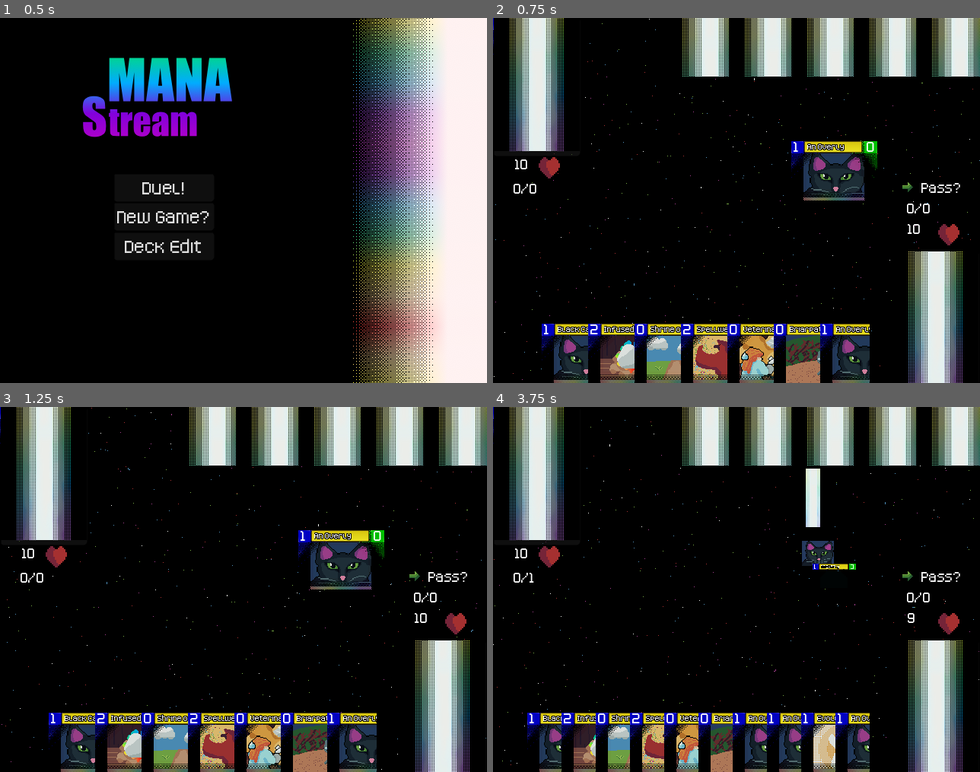
Above: before the commit, frames 1-4 (two rows, left to right).
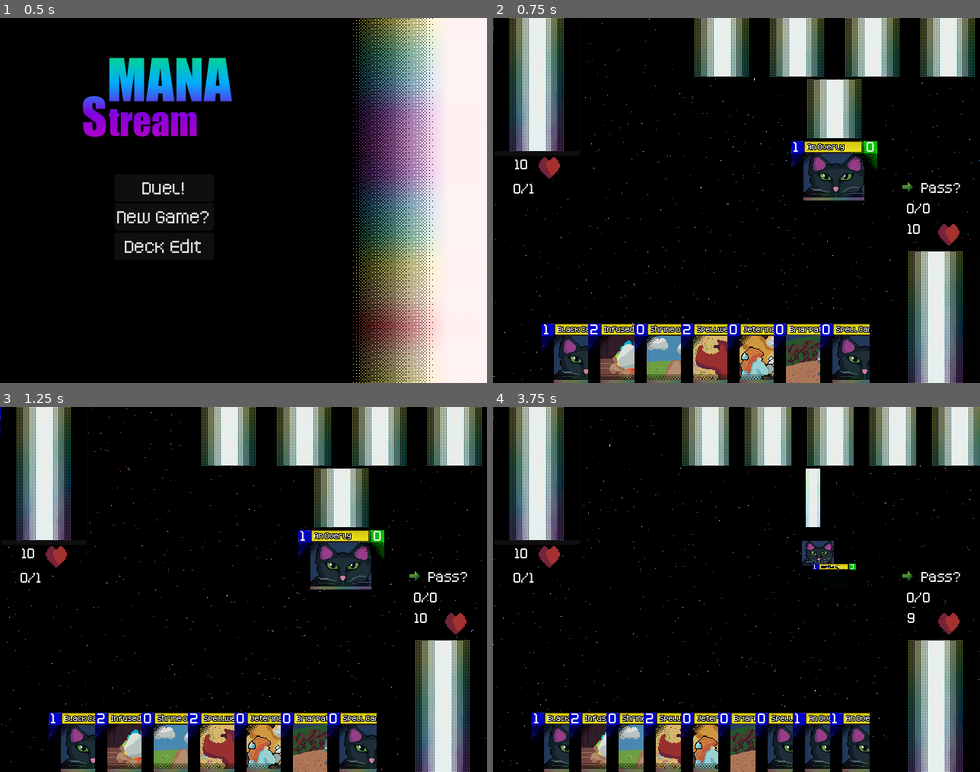
Above: after the commit, the same moments.

Repository: ColbySchexnayder/mana-stream
Game: Godot game, scene res://Scenes/titleScreen.tscn
Two runs of this game, one before a commit and one after it. Both use one fixed random seed, a clock stepped at 60 frames per second and the inputs below.
Inputs (mouse positions are in pixels of both pictures, inside the frame that each line leads up to):
- Up to frame 1 (0.5 s): no input
- Up to frame 2 (0.75 s): click "New Game?" at 0.5 s
- Up to frame 3 (1.25 s): no input
- Up to frame 4 (3.75 s): click (936, 706) at 1.25 s; click (536, 476) at 2 s; click "Pass?" at 2.75 s; click (936, 706) at 3.5 s

Frame 1 is identical in both runs. In frame 2, 8.4% of the frame differs, in the area x 7-100%, y 0-87%; in frame 3, 8.4%; in frame 4, 8.6%, in the area x 7-78%, y 83-100%.

Commit message:
block works a bit

Diff:
--- a/Cards/Card.gd
+++ b/Cards/Card.gd
@@ -65,7 +65,7 @@
 	pass
 
 func mana() -> void:
-	if currentPosition == position.IN_HAND:
+	if currentPosition == position.IN_HAND and GmManager.currentPhase == GmManager.phase.PLAY:
 			card_front.visible = false
 			card_art.visible = false
 			card_back.visible = true
@@ -82,7 +82,8 @@
 	pass
 
 func block() -> void:
-	pass
+	GmManager.emit_signal("_card_block", self)
+	exhaust(self)
 
 #Tentatively @cause. 0: Resolving card. 1: from battle. 2:from card effect. 3. Cost not paid more to be added?
 func destroy(cause: int) -> void:
@@ -149,7 +150,7 @@
 	if (event.is_action_pressed("activate")):
 		GmManager.emit_signal("_card_select", self)
 
-	elif (event.is_action_pressed("alternate")) and card.cardOwner == 1 and GmManager.currentPhase == GmManager.phase.PLAY:
+	elif (event.is_action_pressed("alternate")) and card.cardOwner == 1:
 		mana()
 
 
--- a/Cards/SpellCard.gd
+++ b/Cards/SpellCard.gd
@@ -7,7 +7,7 @@
 
 # Called when the node enters the scene tree for the first time.
 func _ready() -> void:
-
+	set_card_info()
 	super._ready()
 	#GmManager.connect("_resolve_summon", resolve_cast)
 
--- a/Scenes/ai_manager.gd
+++ b/Scenes/ai_manager.gd
@@ -14,7 +14,6 @@
 
 # Called when the node enters the scene tree for the first time.
 func _ready() -> void:
-	GmManager.connect("_choose_defense", choose_defense)
 	GmManager.connect("_ai_turn", ai_turn)
 
 
@@ -26,19 +25,19 @@
 #TODO: Seriously don't ignore this
 func ai_turn():
 	if GmManager.currentPhase == GmManager.phase.REFRESH:
-		await ai_hand[0].mana()
-		await ai_mana_zone[0].mana()
+		ai_hand[0].mana()
+		ai_mana_zone[0].mana()
 		await GmManager.emit_signal("_card_keep", ai_summon_zone[0])
 		GmManager.emit_signal("_change_phase")
 	if GmManager.currentPhase == GmManager.phase.PLAY:
 		if !ai_summon_zone.is_empty():
 			GmManager.emit_signal("_card_attack", ai_summon_zone[0])
+			await GmManager._interrupt_resolved
 		GmManager.emit_signal("_change_turn")
 
 func choose_defense(card):
 	if players_turn:
 		if ai_summon_zone.size() > 0:
-			var blocker = ai_summon_zone[0]
-			GmManager.emit_signal("_card_block", blocker)
+			ai_summon_zone[0].block()
 		else:
 			GmManager.emit_signal("_pass")
--- a/Scenes/duel.gd
+++ b/Scenes/duel.gd
@@ -112,6 +112,8 @@
 	ai.player_hand = player1hand
 	ai.player_summon_zone = player1summon
 	ai.player_mana_zone = player1mana
+
+
 
 	GmManager.connect("_card_select", card_select)
 	GmManager.connect("_card_to_mana", card_to_mana)
@@ -124,6 +126,8 @@
 	GmManager.connect("_card_keep", card_keep)
 	GmManager.connect("_change_turn", change_turn)
 	GmManager.connect("_change_phase", change_phase)
+
+	player2hand[0].mana()
 
 
 # Called every frame. 'delta' is the elapsed time since the previous frame.
@@ -330,13 +334,15 @@
 
 func card_attack(card):
 	card_select(card)
-	if currentTurn == 1 and player2summon.size() == 0:
-		GmManager.emit_signal("_card_exhaust", card)
-		p2Health -= card.attack
-		p_2_life.text = str(p2Health)
-		if p2Health == 0:
-			pass #TODO GAME VICTORY CODE HERE
-		return
+	if currentTurn == 1:
+		if player2summon.size() == 0:
+			GmManager.emit_signal("_card_exhaust", card)
+			p2Health -= card.attack
+			p_2_life.text = str(p2Health)
+			if p2Health == 0:
+				pass #TODO GAME VICTORY CODE HERE
+			return
+		ai.choose_defense(card)
 	if currentTurn == 2 and player1summon.size() == 0:
 		GmManager.emit_signal("_card_exhaust", card)
 
@@ -347,7 +353,7 @@
 		return
 	attackingCard = card
 	attacking = true
-	GmManager.emit_signal("_choose_defense", card)
+
 
 
 
@@ -357,8 +363,9 @@
 		card.destroy(1)
 	if (card.attack > attackingCard.health):
 		attackingCard.destroy(1)
-
+	card_select(card)
 	attacking = false
+	GmManager.emit_signal("_interrupt_resolved")
 
 func change_turn():
 	currentTurn = -currentTurn + 3
